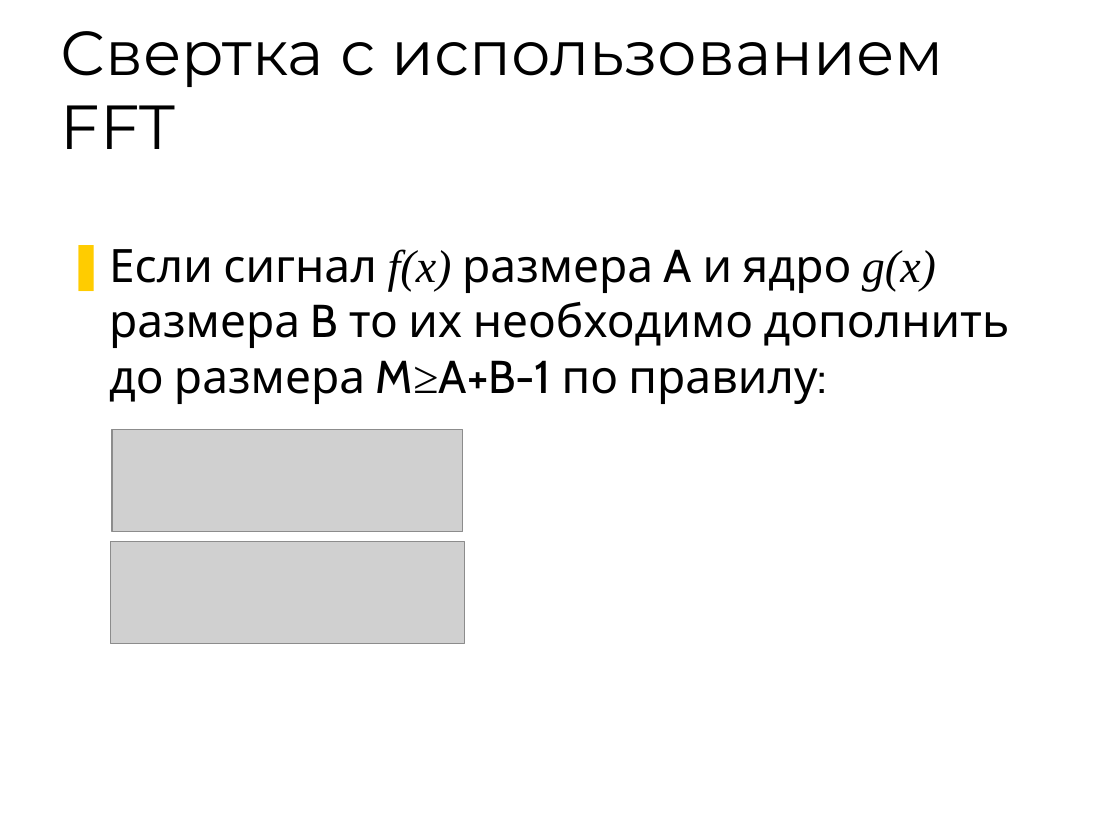
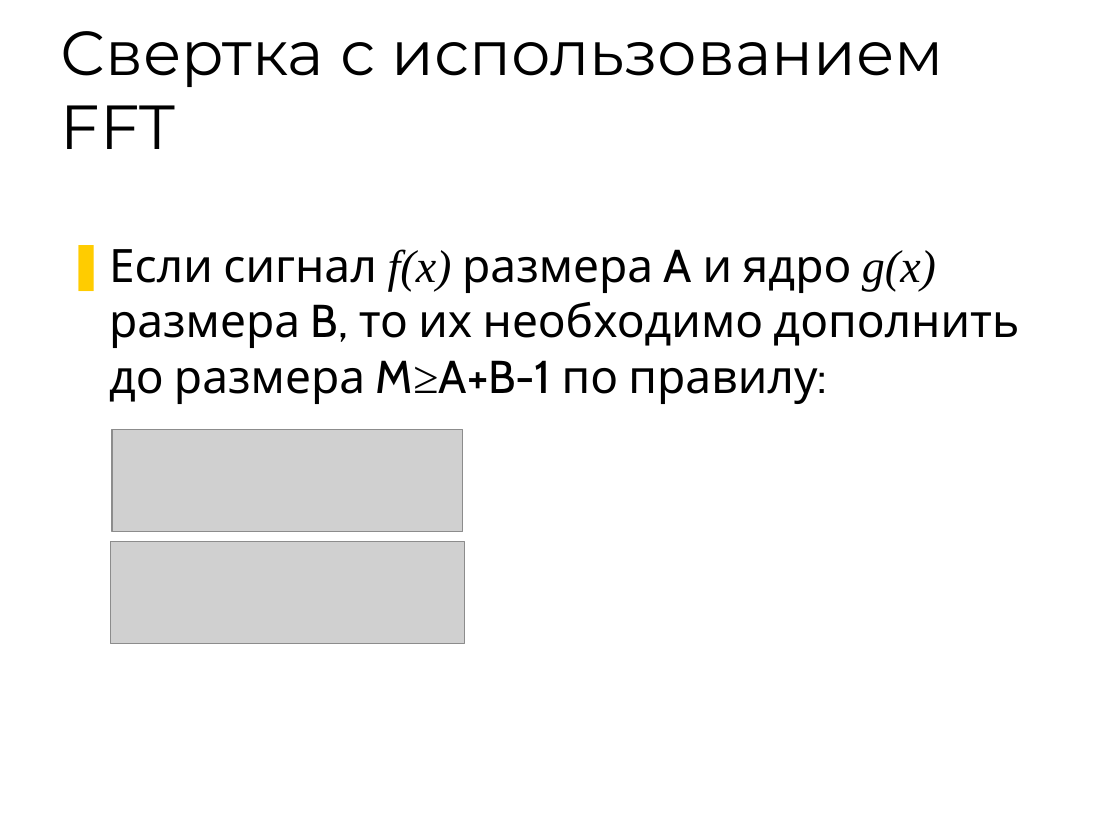
Before and after one commit to 7633/msu-cuda-course, a slide deck: slide 13 of Assignments/2/Assignment - 2.ppt (slide 12 before the commit). Drawn at 1120x840 pixels with LibreOffice and Linux fonts; fonts in the diff are those of the drawing; grey boxes stand for pictures; background and template pictures are left out. Boxes give left, top, right and bottom in pixels: in the first picture for what was removed or moved away, otherwise in the second. Text is boxed around its words. In the diff, an @@ line names an element or a change of style, - is before the commit and + after.

```diff
--- a/Assignments/2/Assignment - 2.ppt
+++ b/Assignments/2/Assignment - 2.ppt
@@ text at [109,249,1019,404]: text changed @@
-❚ Если сигнал f(x) размера A и ядро g(x) размера B то их необходимо дополнить до размера M≥A+B-1 по правилу:
+❚ Если сигнал f(x) размера A и ядро g(x) размера B, то их необходимо дополнить до размера M≥A+B-1 по правилу:
```
Also in this commit, not shown: 4 other slides changed, 1 slide added, 1 other file.
